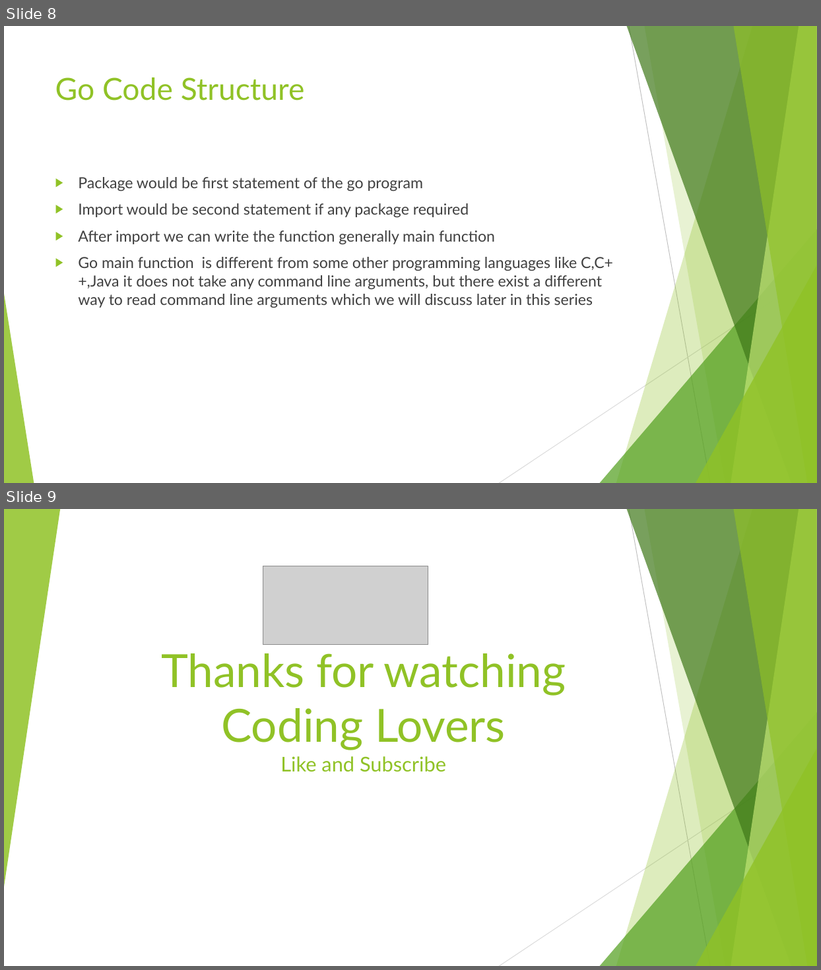
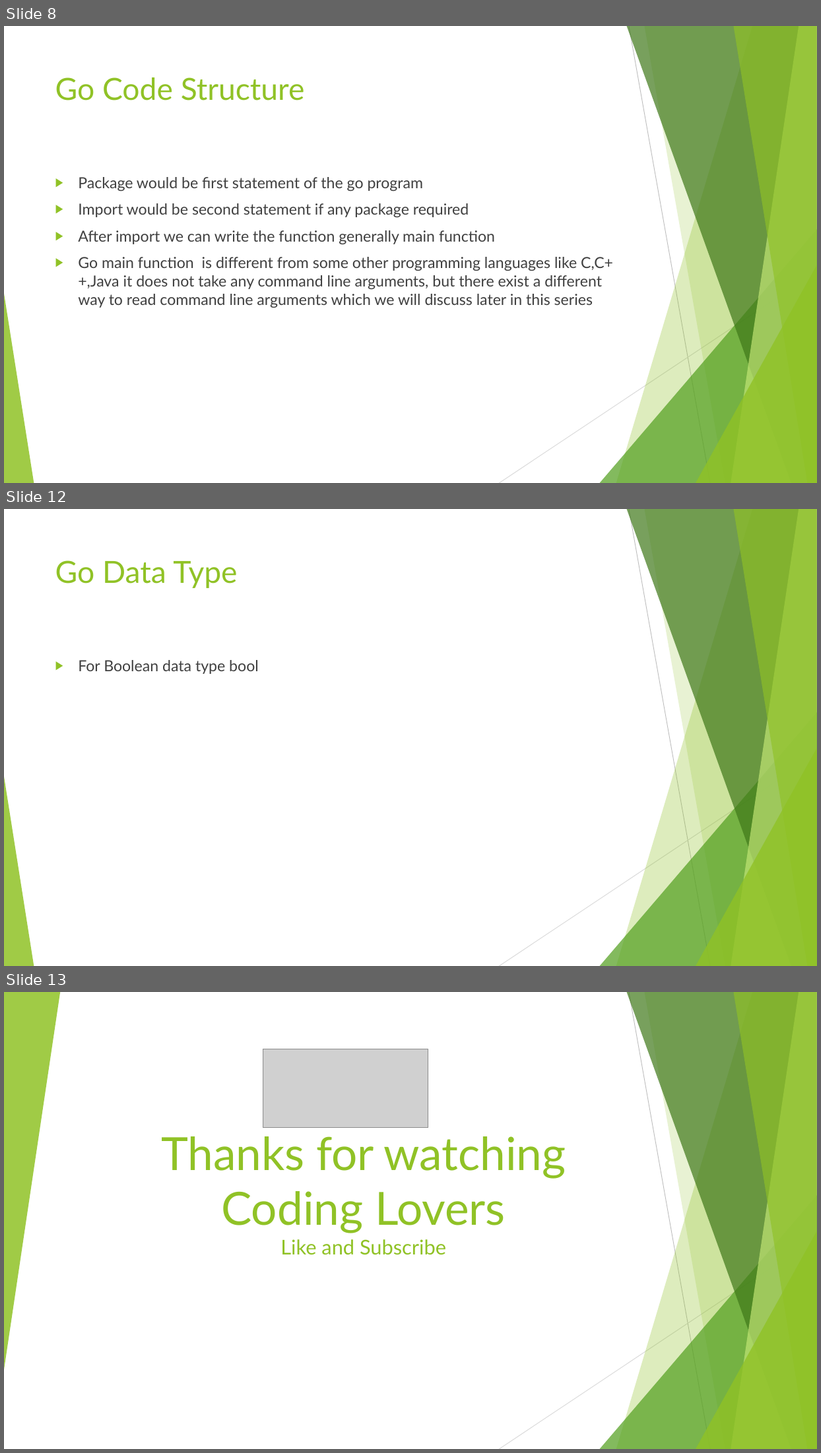
Before and after one commit to vivekdubeydeveloper/goquickstart, a slide deck: goquickstart.pptx. Shown one above the other, each under a label of ours: slides 8 and 9 before the commit, slides 8, 12 and 13 after it; the slides between them are not shown. The pictures are 821x970 and 821x1453 pixels, drawn with LibreOffice and Linux fonts; fonts in the diff are those of the drawing; grey boxes stand for pictures. Boxes give left, top, right and bottom in pixels: in the first picture for what was removed or moved away, otherwise in the second. Text is boxed around its words. In the diff, an @@ line names an element or a change of style, - is before the commit and + after.

```diff
--- a/goquickstart.pptx
+++ b/goquickstart.pptx
@@ slide 12 added at (4,509,817,966), background #FFFFFF; not listed: 10 template elements that a slide beside it also shows @@
@@ title added at (55,560,237,588), 36 pt, text #90C226 @@
+Go Data Type
@@ text added at (78,660,259,674), 18 pt, text #404040 @@
+▶ For Boolean data type bool
@@ what was slide 9 is now slide 13 @@
```
Also in this commit, not shown: 1 slide changed, 3 other slides added, 3 other files.
